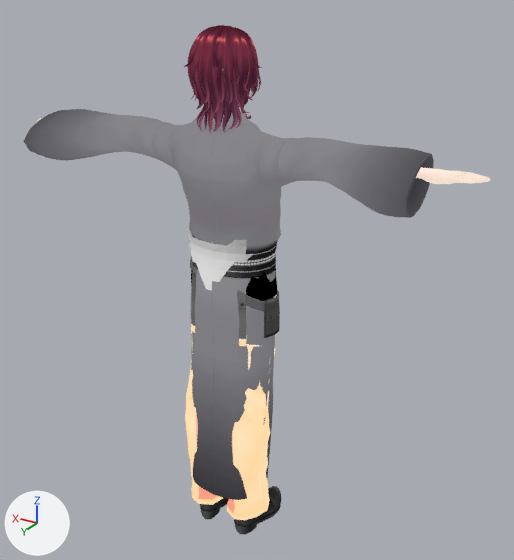
Before and after pictures for a commit that changed the glTF model saga-assets/characters/web3d/eu_newton.glb.
Rendered twice from a 50 mm lens placed at (-1.248, 1.916, 1.995), pointed at (-0.068, -0.049, 1.013). Lighting does not change. The marker at lower left points along +X, +Y and +Z. The picture after the commit comes second. Vertices at exactly the same position are counted once.

Objects in the first picture: 'Body', 'Body.001', 'Body.002', 'Body.003', 'Body.004', 'Body.006', 'Body.007', 'Hair', 'Hair.001'.
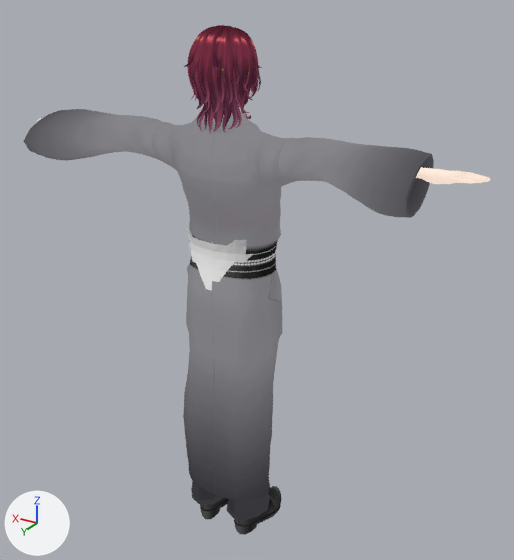
Pixel boxes (x1, y1, x2, y2) of what changed, in the pictures (514 x 560 px; the box of a moved part takes in the faces that stretch with it):
part 1 of me_body__merged__004, moved or reshaped
    before: (191, 269, 275, 500)
    after: (183, 263, 282, 500)
part 2 of me_body__merged__006, recoloured (beige to black)
    before: (185, 330, 275, 520)
    after: (191, 480, 270, 520)

Diff of the bpy script that builds the scene:
```diff
--- a/saga-assets/characters/web3d/eu_newton.glb.py
+++ b/saga-assets/characters/web3d/eu_newton.glb.py
@@ img_16__tint3a3a3e @@
+img_16__tint3a3a3e = load_image('_16__tint3a3a3e', 'tex/68d3b71adb9fc3da.webp', 1024, 1024, 'sRGB')
@@ mat_n00_001_02_bottoms_01_cloth__instance__001 @@
+mat_n00_001_02_bottoms_01_cloth__instance__001 = bpy.data.materials.new('N00_001_02_Bottoms_01_CLOTH (Instance).001')
+# uses the picture img_16__tint3a3a3e
@@ me_body__merged__004 @@
 me_body__merged__004.from_pydata(...)  # 2265 vertices, 3976 faces; spans x -0.683..0.683, y -0.147..0.249, z 0.183..1.611
 # used by ob_body_004; location = (0.0, 0.0, 0.0)
+# me_body__merged__004 part 1: 416 of 2265 vertices moved; they spanned x -0.166..0.165, y -0.117..0.141, z 0.19..1.058 and now span x -0.188..0.182, y -0.12..0.147, z 0.19..1.058; mean shift (-0.001, 0.003, 0.0); largest move (0.152, 0.07, 0.447) -> (0.174, 0.091, 0.447)
 me_body__merged__004.materials.append(mat_n00_007_01_tops_01_cloth_02__instance)
@@ me_body__merged__006 @@
 # used by ob_body_006; location = (0.0, 0.0, 0.0)
-me_body__merged__006.from_pydata(...)  # 556 vertices, 982 faces; spans x -0.174..0.174, y -0.087..0.144, z 0.065..0.854
+me_body__merged__006.from_pydata(...)  # 558 vertices, 982 faces; spans x -0.174..0.174, y -0.081..0.144, z 0.065..0.854
+# me_body__merged__006 part 2: 973 faces spanning x -0.174..0.174, y -0.081..0.144, z 0.065..0.854 switch from mat_n00_001_02_bottoms_01_cloth__instance to mat_n00_001_02_bottoms_01_cloth__instance__001
+# edits to the shape of me_body__merged__006 do not show in these pictures
```
